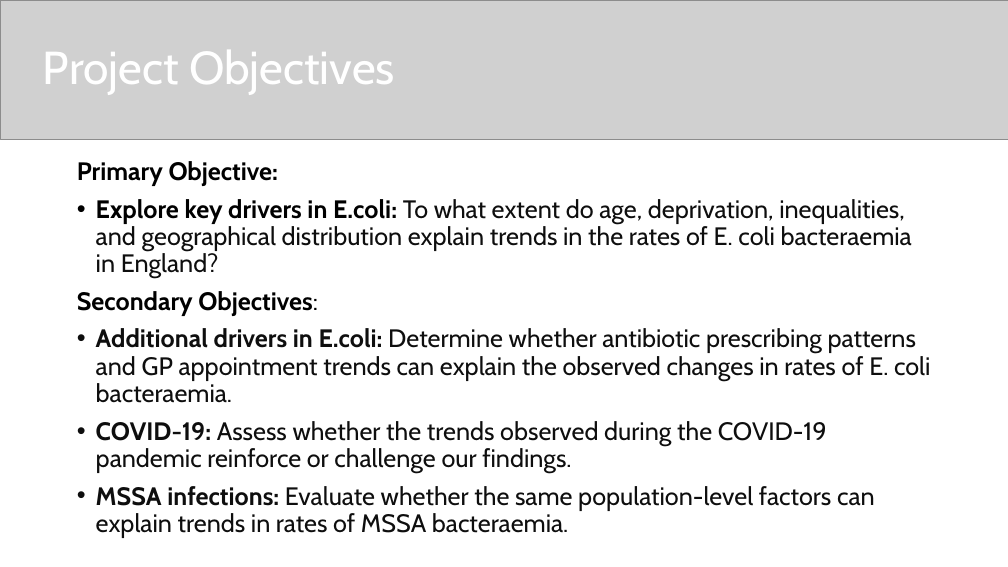
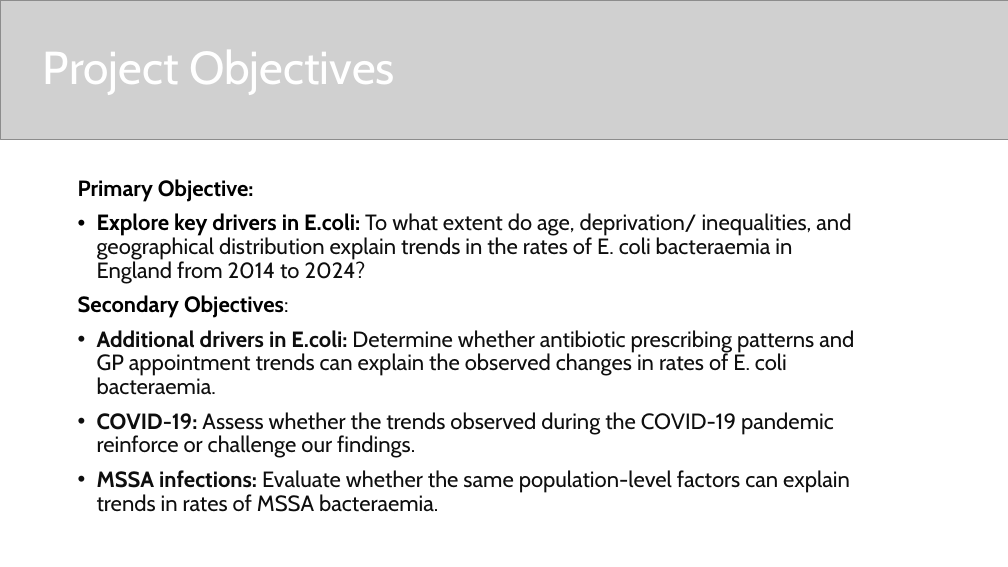
Before and after one commit to Rodico/UKHSA_LSHTM, a slide deck: slide 3 of Data Challenge_Powerpoint Template.pptx. Drawn at 1008x567 pixels with LibreOffice and Linux fonts; fonts in the diff are those of the drawing; grey boxes stand for pictures. Boxes give left, top, right and bottom in pixels: in the first picture for what was removed or moved away, otherwise in the second. Text is boxed around its words. In the diff, an @@ line names an element or a change of style, - is before the commit and + after.

```diff
--- a/Data Challenge_Powerpoint Template.pptx
+++ b/Data Challenge_Powerpoint Template.pptx
@@ text "Primary Objective:": place and size @@
-text "Primary Objective:" at (77, 161, 930, 511)
+text "Primary Objective:" at (78, 179, 854, 512)
@@ text at (78, 179, 854, 512): size 24 to 21 pt in "Primary Objective:", "Secondary Objectives:", "Additional drivers in E.coli: Determine whether antibiotic ...", "COVID-19: Assess whether the trends observed during ..." and 1 more places @@
@@ text at (97, 213, 851, 284): text changed; size 24 to 21 pt @@
-• Explore key drivers in E.coli: To what extent do age, deprivation, inequalities, and geographical distribution explain trends in the rates of E. coli bacteraemia in England?
+• Explore key drivers in E.coli: To what extent do age, deprivation/ inequalities, and geographical distribution explain trends in the rates of E. coli bacteraemia in England from 2014 to 2024?
```
Also in this commit, not shown: 3 other slides changed, 4 slides added, 1 slide removed.
